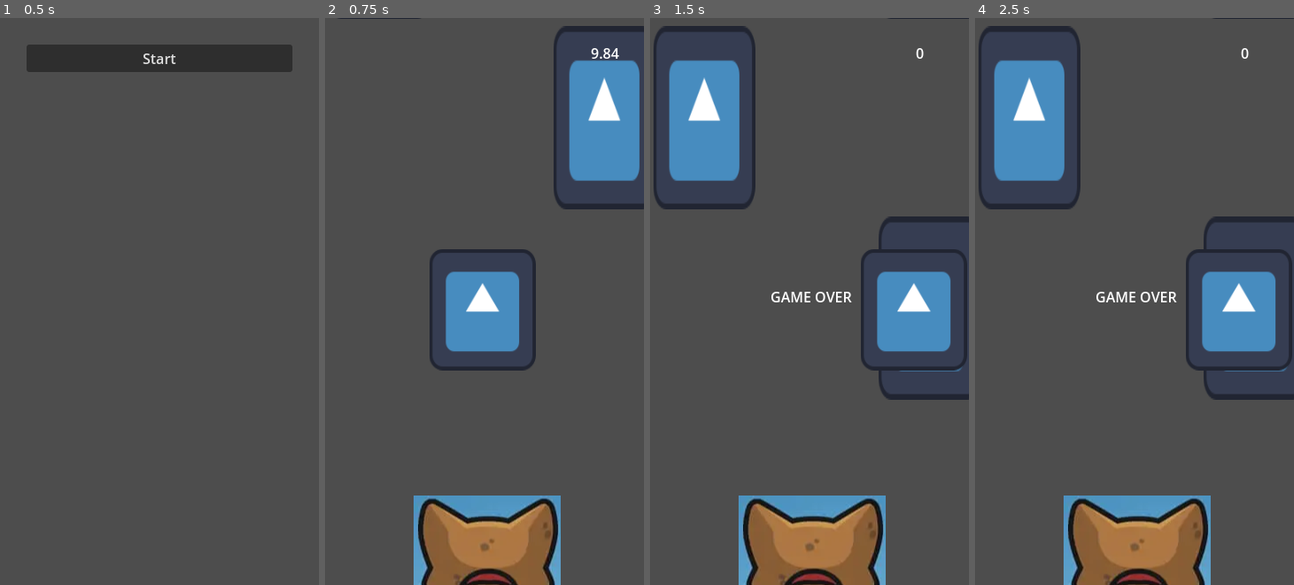
Above: before the commit, frames 1-4 (left to right).
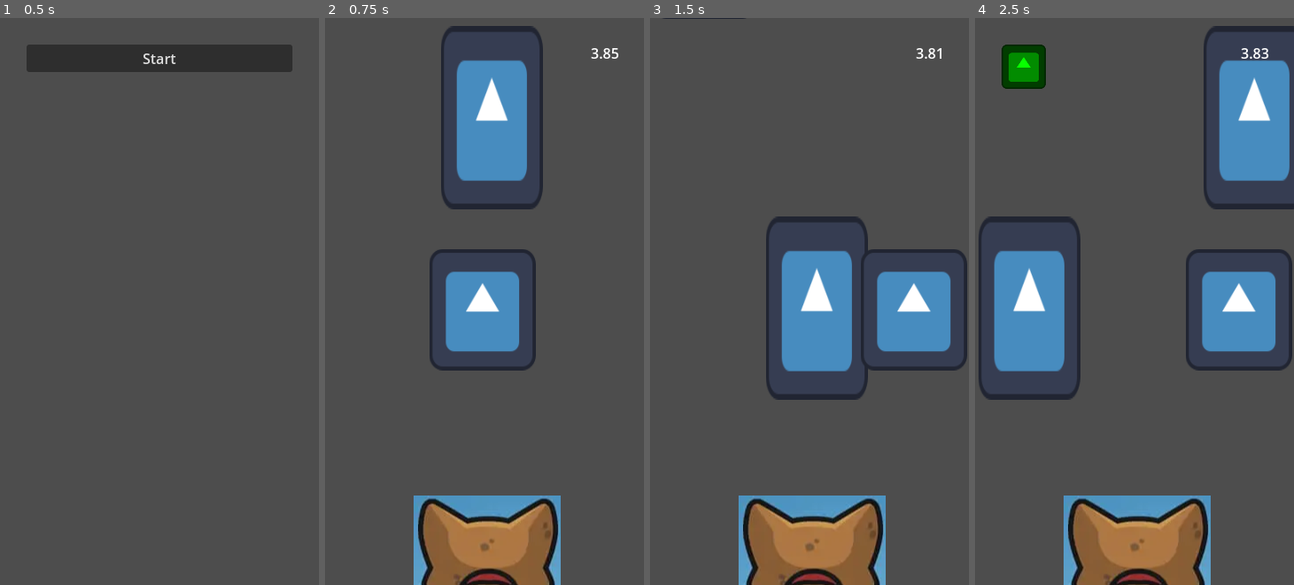
Above: after the commit, the same moments.

Repository: namedtoaster/frogger
Game: Godot game, scene res://Main/main.tscn
Same seed, same stepped clock (60 frames per second), same inputs: the game is played once before the commit and once after it. Before the commit the project starts from res://main.tscn. The engine's default icon, where the game draws it, is replaced by a stand-in: a white triangle on a blue panel in a dark square.
Inputs:
- Up to frame 1 (0.5 s): no input
- Up to frame 2 (0.75 s): click "Start" at 0.5 s
- Up to frame 3 (1.5 s): hold D (right) from 1.28 s (still down); hold W (up) from 1.28 s (still down)
- Up to frame 4 (2.5 s): keep holding D (right); release W (up) at 2.03 s; tap Space (use_item) at 2.1 s; tap W (up) at 2.27, 2.3 s

Frame 1 is identical in both runs. In frame 2, 12% of the frame differs, in the area x 4-100%, y 0-34%; in frame 3, 13%; in frame 4, 19%, in the area x 1-100%, y 0-68%.

Commit message:
organize files and add a few levels

Diff:
--- /dev/null
+++ b/Enemies/Dog/dog.tscn
@@ -0,0 +1,65 @@
+[gd_scene load_steps=6 format=3 uid="uid://cod5bnb644fpd"]
+
+[ext_resource type="Texture2D" uid="uid://dbns6qnb1jpjs" path="res://Enemies/Dog/dog.png" id="1_hbdbk"]
+
+[sub_resource type="Animation" id="Animation_1gqlm"]
+length = 0.001
+tracks/0/type = "value"
+tracks/0/imported = false
+tracks/0/enabled = true
+tracks/0/path = NodePath(".:position")
+tracks/0/interp = 1
+tracks/0/loop_wrap = true
+tracks/0/keys = {
+"times": PackedFloat32Array(0),
+"transitions": PackedFloat32Array(1),
+"update": 0,
+"values": [Vector2(185, 576)]
+}
+
+[sub_resource type="Animation" id="Animation_v51j6"]
+resource_name = "creep"
+length = 3.0
+tracks/0/type = "value"
+tracks/0/imported = false
+tracks/0/enabled = true
+tracks/0/path = NodePath(".:position")
+tracks/0/interp = 1
+tracks/0/loop_wrap = true
+tracks/0/keys = {
+"times": PackedFloat32Array(1.9, 3),
+"transitions": PackedFloat32Array(1, 1),
+"update": 0,
+"values": [Vector2(185, 576), Vector2(185, 381)]
+}
+
+[sub_resource type="AnimationLibrary" id="AnimationLibrary_fblq1"]
+_data = {
+"RESET": SubResource("Animation_1gqlm"),
+"creep": SubResource("Animation_v51j6")
+}
+
+[sub_resource type="RectangleShape2D" id="RectangleShape2D_kl8fd"]
+size = Vector2(156, 211)
+
+[node name="Dog" type="Node2D"]
+position = Vector2(185, 576)
+
+[node name="AnimationPlayer" type="AnimationPlayer" parent="."]
+libraries = {
+"": SubResource("AnimationLibrary_fblq1")
+}
+
+[node name="Area2D" type="Area2D" parent="."]
+collision_mask = 32769
+
+[node name="Sprite2D" type="Sprite2D" parent="Area2D"]
+position = Vector2(-1.99998, 74)
+texture = ExtResource("1_hbdbk")
+
+[node name="CollisionShape2D" type="CollisionShape2D" parent="Area2D"]
+position = Vector2(-1, 70)
+shape = SubResource("RectangleShape2D_kl8fd")
+
+[node name="Timer" type="Timer" parent="."]
+wait_time = 2.0
--- /dev/null
+++ b/Levels/level_1.tscn
@@ -0,0 +1,8 @@
+[gd_scene load_steps=2 format=3 uid="uid://d3junexnqco15"]
+
+[ext_resource type="PackedScene" uid="uid://dl0s61aivh26i" path="res://Templates/Level/level.tscn" id="1_v70qm"]
+
+[node name="level_1" type="Node2D"]
+
+[node name="Level" parent="." instance=ExtResource("1_v70qm")]
+next_lvl = "res://Levels/level_2.tscn"
--- /dev/null
+++ b/Levels/level_2.tscn
@@ -0,0 +1,9 @@
+[gd_scene load_steps=2 format=3 uid="uid://cnc3tk0l6slda"]
+
+[ext_resource type="PackedScene" uid="uid://dl0s61aivh26i" path="res://Templates/Level/level.tscn" id="1_ppxqr"]
+
+[node name="level_1" type="Node2D"]
+
+[node name="Level" parent="." instance=ExtResource("1_ppxqr")]
+time_limit = 3.75
+last_step = 150
--- /dev/null
+++ b/Levels/level_3.tscn
@@ -0,0 +1,3 @@
+[gd_scene format=3 uid="uid://bmjhrpsgpvlb0"]
+
+[node name="level_1" type="Node2D"]
--- /dev/null
+++ b/Levels/level_4.tscn
@@ -0,0 +1,3 @@
+[gd_scene format=3 uid="uid://dacgpsxeyduc3"]
+
+[node name="level_1" type="Node2D"]
--- a/main.gd
+++ b/Main/main.gd
@@ -1,7 +1,6 @@
 extends Control
 
-const LVL_PATH = "res://level.tscn"
-@onready var level = preload(LVL_PATH)
+@export_file var LVL_PATH
 
 # Called when the node enters the scene tree for the first time.
 func _ready():
@@ -16,7 +15,4 @@
 
 
 func _on_button_pressed():
-	var level_inst = level.instantiate()
-	add_child(level_inst)
-	level_inst.connect("level_complete", _on_level_complete)
 	get_tree().change_scene_to_file(LVL_PATH)
--- a/main.tscn
+++ b/Main/main.tscn
@@ -1,6 +1,6 @@
 [gd_scene load_steps=2 format=3 uid="uid://bv5ytv6whi3h7"]
 
-[ext_resource type="Script" path="res://main.gd" id="1_anwn5"]
+[ext_resource type="Script" path="res://Main/main.gd" id="1_anwn5"]
 
 [node name="Main" type="Control"]
 layout_mode = 3
@@ -10,6 +10,7 @@
 grow_horizontal = 2
 grow_vertical = 2
 script = ExtResource("1_anwn5")
+LVL_PATH = "res://Levels/level_1.tscn"
 
 [node name="MarginContainer" type="MarginContainer" parent="."]
 layout_mode = 1
--- /dev/null
+++ b/Player/player.tscn
@@ -0,0 +1,68 @@
+[gd_scene load_steps=7 format=3 uid="uid://j4d3c2n6osjc"]
+
+[ext_resource type="Script" path="res://Player/player.gd" id="1_uxfma"]
+[ext_resource type="Texture2D" uid="uid://djewyxtnnkypm" path="res://icon.svg" id="2_2xkec"]
+
+[sub_resource type="RectangleShape2D" id="RectangleShape2D_0jqus"]
+size = Vector2(50.9804, 49.1379)
+
+[sub_resource type="Animation" id="Animation_eisgo"]
+length = 0.001
+tracks/0/type = "value"
+tracks/0/imported = false
+tracks/0/enabled = true
+tracks/0/path = NodePath("Area2D:position")
+tracks/0/interp = 1
+tracks/0/loop_wrap = true
+tracks/0/keys = {
+"times": PackedFloat32Array(0),
+"transitions": PackedFloat32Array(1),
+"update": 0,
+"values": [Vector2(0.490196, -1.52588e-05)]
+}
+
+[sub_resource type="Animation" id="Animation_c84ix"]
+resource_name = "jump"
+tracks/0/type = "value"
+tracks/0/imported = false
+tracks/0/enabled = true
+tracks/0/path = NodePath("Area2D:position")
+tracks/0/interp = 1
+tracks/0/loop_wrap = true
+tracks/0/keys = {
+"times": PackedFloat32Array(0, 1),
+"transitions": PackedFloat32Array(1, 1),
+"update": 0,
+"values": [Vector2(0.490196, -1.52588e-05), Vector2(0.490196, -102.586)]
+}
+
+[sub_resource type="AnimationLibrary" id="AnimationLibrary_elbhw"]
+_data = {
+"RESET": SubResource("Animation_eisgo"),
+"jump": SubResource("Animation_c84ix")
+}
+
+[node name="Player" type="Node2D"]
+position = Vector2(137, 284)
+scale = Vector2(2.04, 2.32)
+script = ExtResource("1_uxfma")
+
+[node name="Area2D" type="Area2D" parent="."]
+position = Vector2(0.490196, -1.52588e-05)
+
+[node name="Sprite2D" type="Sprite2D" parent="Area2D"]
+position = Vector2(19.5, 19.5)
+scale = Vector2(0.460937, 0.460937)
+texture = ExtResource("2_2xkec")
+
+[node name="CollisionShape2D" type="CollisionShape2D" parent="Area2D"]
+position = Vector2(19.6078, 18.9655)
+shape = SubResource("RectangleShape2D_0jqus")
+
+[node name="AnimationPlayer" type="AnimationPlayer" parent="."]
+libraries = {
+"": SubResource("AnimationLibrary_elbhw")
+}
+
+[connection signal="area_entered" from="Area2D" to="." method="_on_area_2d_area_entered"]
+[connection signal="body_entered" from="Area2D" to="." method="_on_area_2d_body_entered"]
--- a/level.gd
+++ b/Templates/Level/level.gd
@@ -20,11 +20,11 @@
 
 signal up_pressed
 signal down_pressed
-# probably connect a game_over signal to the sub nodes?
-signal level_complete
-
-var obs_generator = preload("res://obstacle_generator.gd").new()
-@onready var obs = preload("res://obstacle.tscn")
+
+var obs_generator = preload("res://Templates/Obstacles/obstacle_generator.gd").new()
+@onready var obs = preload("res://Templates/Obstacles/obstacle.tscn")
+
+@export_file var next_lvl
 
 func get_timer_text(val):
 	var tmp = str(val)
@@ -33,18 +33,18 @@
 # builtin functions
 func _ready():
 	# Connect the signal for obstacle collision detection
-	$CharacterBody2D.connect("hit_obstacle", _on_Obstacle_hit)
+	$Player.connect("hit_obstacle", _on_Obstacle_hit)
 	# connect the signal for prize detection
-	$CharacterBody2D.connect("prize_collected", _on_Prize_collected)
+	$Player.connect("prize_collected", _on_Prize_collected)
 	# connect the signal for jymp detection
-	$CharacterBody2D.connect("jump_collected", _on_Jump_collected)
+	$Player.connect("jump_collected", _on_Jump_collected)
 	# connect the signal for throwing the treat
-	$CharacterBody2D.connect("throw_treat", _on_Treat_thrown)
+	$Player.connect("throw_treat", _on_Treat_thrown)
 
 	# Connect the signal for the timer
 	$Timer.connect("timeout", _on_Timer_timeout)
 	# connet the signal for when the player has reached the end
-	$CharacterBody2D.connect("reached_end", _on_Player_reached_end)
+	$Player.connect("reached_end", _on_Player_reached_end)
 	# Connect the signal for when the player moves up
 	self.connect("up_pressed", _on_Up_pressed)
 	self.connect("down_pressed", _on_Down_pressed)
@@ -67,7 +67,7 @@
 	set_treat(false)
 
 	# set the farthest point to where the player is right now
-	#farthest = $CharacterBody2D.velocity.y
+	#farthest = $Player.velocity.y
 
 	create_obstacles(false)
 
@@ -136,7 +136,7 @@
 
 func _on_Player_reached_end():
 	# TODO: add text to screen
-	print("level complete")
+	$Timer.stop()
 	$EndTimer.start()
 
 func _on_Treat_thrown():
@@ -164,7 +164,7 @@
 		set_dog(true)
 
 func _on_end_timer_timeout():
-	emit_signal("level_complete")
+	get_tree().change_scene_to_file(next_lvl)
 
 # utility functions
 func create_obstacles(print_grid):
@@ -180,17 +180,6 @@
 				obs_inst.position.x += j * OBST_H_S
 				$Obstacles.add_child(obs_inst)
 
-
-#	var test = obs.instantiate()
-#	test.position.y += OBST_V_S
-#	test.position.x += OBST_H_S
-#	$Obstacles.add_child(test)
-#
-#	var test2 = obs.instantiate()
-#	test2.position.x += OBST_H_S
-#	test2.position.y += OBST_V_S * 2
-#	$Obstacles.add_child(test2)
-
 func jump():
 	if jumping:
 		for obstacle in $Obstacles.get_children():
@@ -207,7 +196,7 @@
 	game_over = true
 
 	# set game over for character
-	$CharacterBody2D.game_over = true
+	$Player.game_over = true
 
 	# display game over
 	$GameOver.visible = true
@@ -247,7 +236,7 @@
 func update_end():
 	end = (step == last_step or step == last_step + 1)
 	# TODO: if you "jump" to the end using a token and hit the last step, this won't work
-	$CharacterBody2D.end = ((prev_step == last_step) and last_dir == "up") or (prev_step == last_step + 1)
+	$Player.end = ((prev_step == last_step) and last_dir == "up") or (prev_step == last_step + 1)
 
 func check_prize():
 	$GUI/MarginContainer/VBoxContainer/HBoxContainer/Treat.visible = prize
--- /dev/null
+++ b/Templates/Level/level.tscn
@@ -0,0 +1,156 @@
+[gd_scene load_steps=11 format=3 uid="uid://dl0s61aivh26i"]
+
+[ext_resource type="Script" path="res://Templates/Level/level.gd" id="1_nwivb"]
+[ext_resource type="PackedScene" uid="uid://cer07bbkykuln" path="res://GUI/gui.tscn" id="2_3oqjw"]
+[ext_resource type="Texture2D" uid="uid://djewyxtnnkypm" path="res://icon.svg" id="3_hk11g"]
+[ext_resource type="PackedScene" uid="uid://j4d3c2n6osjc" path="res://Player/player.tscn" id="4_j7osa"]
+[ext_resource type="PackedScene" uid="uid://cod5bnb644fpd" path="res://Enemies/Dog/dog.tscn" id="5_1ual1"]
+
+[sub_resource type="RectangleShape2D" id="RectangleShape2D_fyab5"]
+size = Vector2(78, 70.5)
+
+[sub_resource type="RectangleShape2D" id="RectangleShape2D_l36wn"]
+size = Vector2(82, 76)
+
+[sub_resource type="Animation" id="Animation_oakxe"]
+length = 0.001
+tracks/0/type = "value"
+tracks/0/imported = false
+tracks/0/enabled = true
+tracks/0/path = NodePath(".:position")
+tracks/0/interp = 1
+tracks/0/loop_wrap = true
+tracks/0/keys = {
+"times": PackedFloat32Array(0),
+"transitions": PackedFloat32Array(1),
+"update": 0,
+"values": [Vector2(182, 334)]
+}
+
+[sub_resource type="Animation" id="Animation_pc83w"]
+resource_name = "throw_treat"
+length = 1.5
+tracks/0/type = "value"
+tracks/0/imported = false
+tracks/0/enabled = true
+tracks/0/path = NodePath(".:position")
+tracks/0/interp = 1
+tracks/0/loop_wrap = true
+tracks/0/keys = {
+"times": PackedFloat32Array(0, 1, 1.5),
+"transitions": PackedFloat32Array(1, 1, 1),
+"update": 0,
+"values": [Vector2(182, 334), Vector2(182, 611), Vector2(182, 611)]
+}
+
+[sub_resource type="AnimationLibrary" id="AnimationLibrary_ckc0h"]
+_data = {
+"RESET": SubResource("Animation_oakxe"),
+"throw_treat": SubResource("Animation_pc83w")
+}
+
+[node name="Level" type="Node2D"]
+script = ExtResource("1_nwivb")
+
+[node name="GUI" parent="." instance=ExtResource("2_3oqjw")]
+
+[node name="Prizes" type="Node2D" parent="."]
+
+[node name="Prize" type="Node2D" parent="Prizes"]
+position = Vector2(322, -282)
+
+[node name="Area2D" type="Area2D" parent="Prizes/Prize"]
+
+[node name="Sprite2D" type="Sprite2D" parent="Prizes/Prize/Area2D"]
+modulate = Color(0.0313726, 1, 0, 1)
+position = Vector2(-20, -20)
+scale = Vector2(0.6875, 0.6875)
+texture = ExtResource("3_hk11g")
+
+[node name="CollisionShape2D" type="CollisionShape2D" parent="Prizes/Prize/Area2D"]
+position = Vector2(-20, -22)
+shape = SubResource("RectangleShape2D_fyab5")
+
+[node name="Prize2" type="Node2D" parent="Prizes"]
+position = Vector2(92, -1785)
+
+[node name="Area2D" type="Area2D" parent="Prizes/Prize2"]
+
+[node name="Sprite2D" type="Sprite2D" parent="Prizes/Prize2/Area2D"]
+modulate = Color(0.0313726, 1, 0, 1)
+position = Vector2(-20, -20)
+scale = Vector2(0.6875, 0.6875)
+texture = ExtResource("3_hk11g")
+
+[node name="CollisionShape2D" type="CollisionShape2D" parent="Prizes/Prize2/Area2D"]
+position = Vector2(-20, -22)
+shape = SubResource("RectangleShape2D_fyab5")
+
+[node name="Jumps" type="Node2D" parent="."]
+
+[node name="Jump" type="Node2D" parent="Jumps"]
+visible = false
+position = Vector2(87, -1363)
+
+[node name="Area2D" type="Area2D" parent="Jumps/Jump"]
+
+[node name="Sprite2D" type="Sprite2D" parent="Jumps/Jump/Area2D"]
+modulate = Color(0.972549, 0.105882, 1, 1)
+position = Vector2(-20, -20)
+scale = Vector2(0.6875, 0.6875)
+texture = ExtResource("3_hk11g")
+
+[node name="CollisionShape2D" type="CollisionShape2D" parent="Jumps/Jump/Area2D"]
+position = Vector2(-20, -22)
+shape = SubResource("RectangleShape2D_fyab5")
+disabled = true
+
+[node name="Obstacles" type="Node2D" parent="."]
+
+[node name="Player" parent="." instance=ExtResource("4_j7osa")]
+
+[node name="GameOver" type="Label" parent="."]
+offset_left = 136.0
+offset_top = 303.0
+offset_right = 250.0
+offset_bottom = 340.0
+text = "GAME OVER"
+
+[node name="Timer" type="Timer" parent="."]
+wait_time = 2.0
+
+[node name="TimerText" type="Label" parent="."]
+offset_left = 300.0
+offset_top = 28.0
+offset_right = 332.0
+offset_bottom = 54.0
+text = "0:00"
+
+[node name="Dog" parent="." instance=ExtResource("5_1ual1")]
+
+[node name="Treat" type="Node2D" parent="."]
+position = Vector2(182, 334)
+
+[node name="Area2D" type="Area2D" parent="Treat"]
+position = Vector2(0, -6)
+collision_layer = 32768
+
+[node name="Sprite2D" type="Sprite2D" parent="Treat/Area2D"]
+modulate = Color(0.0313726, 1, 0, 1)
+scale = Vector2(0.7, 0.7)
+texture = ExtResource("3_hk11g")
+
+[node name="CollisionShape2D" type="CollisionShape2D" parent="Treat/Area2D"]
+position = Vector2(1, 0)
+shape = SubResource("RectangleShape2D_l36wn")
+
+[node name="AnimationPlayer" type="AnimationPlayer" parent="Treat"]
+libraries = {
+"": SubResource("AnimationLibrary_ckc0h")
+}
+
+[node name="EndTimer" type="Timer" parent="."]
+wait_time = 5.0
+
+[connection signal="animation_finished" from="Treat/AnimationPlayer" to="." method="_on_animation_player_animation_finished"]
+[connection signal="timeout" from="EndTimer" to="." method="_on_end_timer_timeout"]
--- a/obstacle.tscn
+++ b/Templates/Obstacles/obstacle.tscn
@@ -1,6 +1,6 @@
 [gd_scene load_steps=4 format=3 uid="uid://djinpub7g32xq"]
 
-[ext_resource type="Script" path="res://obstacle.gd" id="1_gjjc2"]
+[ext_resource type="Script" path="res://Templates/Obstacles/obstacle.gd" id="1_gjjc2"]
 [ext_resource type="Texture2D" uid="uid://djewyxtnnkypm" path="res://icon.svg" id="2_gyoqg"]
 
 [sub_resource type="RectangleShape2D" id="RectangleShape2D_rgnen"]
--- a/game.tscn
+++ /dev/null
@@ -1,19 +0,0 @@
-[gd_scene load_steps=2 format=3 uid="uid://espkefs4xg3a"]
-
-[sub_resource type="GDScript" id="GDScript_osl7n"]
-script/source = "extends Node2D
-
-@onready var level = preload(\"res://level.tscn\")
-
-# Called when the node enters the scene tree for the first time.
-func _ready():
-	var level_inst = level.instantiate()
-
-
-# Called every frame. 'delta' is the elapsed time since the previous frame.
-func _process(delta):
-	pass
-"
-
-[node name="Game" type="Node2D"]
-script = SubResource("GDScript_osl7n")
--- a/level.tscn
+++ /dev/null
@@ -1,279 +0,0 @@
-[gd_scene load_steps=19 format=3 uid="uid://dl0s61aivh26i"]
-
-[ext_resource type="Texture2D" uid="uid://djewyxtnnkypm" path="res://icon.svg" id="1_hwqma"]
-[ext_resource type="Script" path="res://level.gd" id="1_r3wfe"]
-[ext_resource type="Script" path="res://character.gd" id="2_fv8sc"]
-[ext_resource type="PackedScene" uid="uid://cer07bbkykuln" path="res://gui.tscn" id="5_lyee8"]
-[ext_resource type="Texture2D" uid="uid://dbns6qnb1jpjs" path="res://dog.png" id="6_cd4xn"]
-
-[sub_resource type="RectangleShape2D" id="RectangleShape2D_fyab5"]
-size = Vector2(78, 70.5)
-
-[sub_resource type="RectangleShape2D" id="RectangleShape2D_0jqus"]
-size = Vector2(50.9804, 49.1379)
-
-[sub_resource type="Animation" id="Animation_eisgo"]
-length = 0.001
-tracks/0/type = "value"
-tracks/0/imported = false
-tracks/0/enabled = true
-tracks/0/path = NodePath("Area2D:position")
-tracks/0/interp = 1
-tracks/0/loop_wrap = true
-tracks/0/keys = {
-"times": PackedFloat32Array(0),
-"transitions": PackedFloat32Array(1),
-"update": 0,
-"values": [Vector2(0.490196, -1.52588e-05)]
-}
-
-[sub_resource type="Animation" id="Animation_c84ix"]
-resource_name = "jump"
-tracks/0/type = "value"
-tracks/0/imported = false
-tracks/0/enabled = true
-tracks/0/path = NodePath("Area2D:position")
-tracks/0/interp = 1
-tracks/0/loop_wrap = true
-tracks/0/keys = {
-"times": PackedFloat32Array(0, 1),
-"transitions": PackedFloat32Array(1, 1),
-"update": 0,
-"values": [Vector2(0.490196, -1.52588e-05), Vector2(0.490196, -102.586)]
-}
-
-[sub_resource type="AnimationLibrary" id="AnimationLibrary_elbhw"]
-_data = {
-"RESET": SubResource("Animation_eisgo"),
-"jump": SubResource("Animation_c84ix")
-}
-
-[sub_resource type="Animation" id="Animation_1gqlm"]
-length = 0.001
-tracks/0/type = "value"
-tracks/0/imported = false
-tracks/0/enabled = true
-tracks/0/path = NodePath(".:position")
-tracks/0/interp = 1
-tracks/0/loop_wrap = true
-tracks/0/keys = {
-"times": PackedFloat32Array(0),
-"transitions": PackedFloat32Array(1),
-"update": 0,
-"values": [Vector2(185, 576)]
-}
-
-[sub_resource type="Animation" id="Animation_v51j6"]
-resource_name = "creep"
-length = 3.0
-tracks/0/type = "value"
-tracks/0/imported = false
-tracks/0/enabled = true
-tracks/0/path = NodePath(".:position")
-tracks/0/interp = 1
-tracks/0/loop_wrap = true
-tracks/0/keys = {
-"times": PackedFloat32Array(1.9, 3),
-"transitions": PackedFloat32Array(1, 1),
-"update": 0,
-"values": [Vector2(185, 576), Vector2(185, 381)]
-}
-
-[sub_resource type="AnimationLibrary" id="AnimationLibrary_fblq1"]
-_data = {
-"RESET": SubResource("Animation_1gqlm"),
-"creep": SubResource("Animation_v51j6")
-}
-
-[sub_resource type="RectangleShape2D" id="RectangleShape2D_kl8fd"]
-size = Vector2(156, 211)
-
-[sub_resource type="RectangleShape2D" id="RectangleShape2D_l36wn"]
-size = Vector2(82, 76)
-
-[sub_resource type="Animation" id="Animation_oakxe"]
-length = 0.001
-tracks/0/type = "value"
-tracks/0/imported = false
-tracks/0/enabled = true
-tracks/0/path = NodePath(".:position")
-tracks/0/interp = 1
-tracks/0/loop_wrap = true
-tracks/0/keys = {
-"times": PackedFloat32Array(0),
-"transitions": PackedFloat32Array(1),
-"update": 0,
-"values": [Vector2(182, 334)]
-}
-
-[sub_resource type="Animation" id="Animation_pc83w"]
-resource_name = "throw_treat"
-length = 1.5
-tracks/0/type = "value"
-tracks/0/imported = false
-tracks/0/enabled = true
-tracks/0/path = NodePath(".:position")
-tracks/0/interp = 1
-tracks/0/loop_wrap = true
-tracks/0/keys = {
-"times": PackedFloat32Array(0, 1, 1.5),
-"transitions": PackedFloat32Array(1, 1, 1),
-"update": 0,
-"values": [Vector2(182, 334), Vector2(182, 611), Vector2(182, 611)]
-}
-
-[sub_resource type="AnimationLibrary" id="AnimationLibrary_ckc0h"]
-_data = {
-"RESET": SubResource("Animation_oakxe"),
-"throw_treat": SubResource("Animation_pc83w")
-}
-
-[node name="Level" type="Node2D"]
-script = ExtResource("1_r3wfe")
-time_limit = 10.0
-last_step = 10
-
-[node name="GUI" parent="." instance=ExtResource("5_lyee8")]
-
-[node name="Prizes" type="Node2D" parent="."]
-
-[node name="Prize" type="Node2D" parent="Prizes"]
-position = Vector2(322, -282)
-
-[node name="Area2D" type="Area2D" parent="Prizes/Prize"]
-
-[node name="Sprite2D" type="Sprite2D" parent="Prizes/Prize/Area2D"]
-modulate = Color(0.0313726, 1, 0, 1)
-position = Vector2(-20, -20)
-scale = Vector2(0.6875, 0.6875)
-texture = ExtResource("1_hwqma")
-
-[node name="CollisionShape2D" type="CollisionShape2D" parent="Prizes/Prize/Area2D"]
-position = Vector2(-20, -22)
-shape = SubResource("RectangleShape2D_fyab5")
-
-[node name="Prize2" type="Node2D" parent="Prizes"]
-position = Vector2(92, -1785)
-
-[node name="Area2D" type="Area2D" parent="Prizes/Prize2"]
-
-[node name="Sprite2D" type="Sprite2D" parent="Prizes/Prize2/Area2D"]
-modulate = Color(0.0313726, 1, 0, 1)
-position = Vector2(-20, -20)
-scale = Vector2(0.6875, 0.6875)
-texture = ExtResource("1_hwqma")
-
-[node name="CollisionShape2D" type="CollisionShape2D" parent="Prizes/Prize2/Area2D"]
-position = Vector2(-20, -22)
-shape = SubResource("RectangleShape2D_fyab5")
-
-[node name="Jumps" type="Node2D" parent="."]
-
-[node name="Jump" type="Node2D" parent="Jumps"]
-position = Vector2(87, -1363)
-
-[node name="Area2D" type="Area2D" parent="Jumps/Jump"]
-
-[node name="Sprite2D" type="Sprite2D" parent="Jumps/Jump/Area2D"]
-modulate = Color(0.972549, 0.105882, 1, 1)
-position = Vector2(-20, -20)
-scale = Vector2(0.6875, 0.6875)
-texture = ExtResource("1_hwqma")
-
-[node name="CollisionShape2D" type="CollisionShape2D" parent="Jumps/Jump/Area2D"]
-position = Vector2(-20, -22)
-shape = SubResource("RectangleShape2D_fyab5")
-
-[node name="Obstacles" type="Node2D" parent="."]
-
-[node name="CharacterBody2D" type="Node2D" parent="."]
-position = Vector2(137, 284)
-scale = Vector2(2.04, 2.32)
-script = ExtResource("2_fv8sc")
-
-[node name="Area2D" type="Area2D" parent="CharacterBody2D"]
-position = Vector2(0.490196, -1.52588e-05)
-
-[node name="Sprite2D" type="Sprite2D" parent="CharacterBody2D/Area2D"]
-position = Vector2(19.5, 19.5)
-scale = Vector2(0.460937, 0.460937)
-texture = ExtResource("1_hwqma")
-
-[node name="CollisionShape2D" type="CollisionShape2D" parent="CharacterBody2D/Area2D"]
-position = Vector2(19.6078, 18.9655)
-shape = SubResource("RectangleShape2D_0jqus")
-
-[node name="AnimationPlayer" type="AnimationPlayer" parent="CharacterBody2D"]
-libraries = {
-"": SubResource("AnimationLibrary_elbhw")
-}
-
-[node name="GameOver" type="Label" parent="."]
-offset_left = 136.0
-offset_top = 303.0
-offset_right = 250.0
-offset_bottom = 340.0
-text = "GAME OVER"
-
-[node name="Timer" type="Timer" parent="."]
-wait_time = 2.0
-
-[node name="TimerText" type="Label" parent="."]
-offset_left = 300.0
-offset_top = 28.0
-offset_right = 332.0
-offset_bottom = 54.0
-text = "0:00"
-
-[node name="Dog" type="Node2D" parent="."]
-position = Vector2(185, 576)
-
-[node name="AnimationPlayer" type="AnimationPlayer" parent="Dog"]
-libraries = {
-"": SubResource("AnimationLibrary_fblq1")
-}
-
-[node name="Area2D" type="Area2D" parent="Dog"]
-collision_mask = 32769
-
-[node name="Sprite2D" type="Sprite2D" parent="Dog/Area2D"]
-position = Vector2(-1.99998, 74)
-texture = ExtResource("6_cd4xn")
-
-[node name="CollisionShape2D" type="CollisionShape2D" parent="Dog/Area2D"]
-position = Vector2(-1, 70)
-shape = SubResource("RectangleShape2D_kl8fd")
-
-[node name="Timer" type="Timer" parent="Dog"]
-wait_time = 2.0
-
-[node name="Treat" type="Node2D" parent="."]
-position = Vector2(182, 334)
-
-[node name="Area2D" type="Area2D" parent="Treat"]
-position = Vector2(0, -6)
-collision_layer = 32768
-
-[node name="Sprite2D" type="Sprite2D" parent="Treat/Area2D"]
-modulate = Color(0.0313726, 1, 0, 1)
-scale = Vector2(0.7, 0.7)
-texture = ExtResource("1_hwqma")
-
-[node name="CollisionShape2D" type="CollisionShape2D" parent="Treat/Area2D"]
-position = Vector2(1, 0)
-shape = SubResource("RectangleShape2D_l36wn")
-
-[node name="AnimationPlayer" type="AnimationPlayer" parent="Treat"]
-libraries = {
-"": SubResource("AnimationLibrary_ckc0h")
-}
-
-[node name="EndTimer" type="Timer" parent="."]
-wait_time = 5.0
-
-[connection signal="area_entered" from="CharacterBody2D/Area2D" to="CharacterBody2D" method="_on_area_2d_area_entered"]
-[connection signal="body_entered" from="CharacterBody2D/Area2D" to="CharacterBody2D" method="_on_area_2d_body_entered"]
-[connection signal="area_entered" from="Dog/Area2D" to="." method="_on_area_2d_area_entered"]
-[connection signal="timeout" from="Dog/Timer" to="." method="_on_timer_timeout"]
-[connection signal="animation_finished" from="Treat/AnimationPlayer" to="." method="_on_animation_player_animation_finished"]
-[connection signal="timeout" from="EndTimer" to="." method="_on_end_timer_timeout"]
--- a/project.godot
+++ b/project.godot
@@ -11,7 +11,7 @@
 [application]
 
 config/name="Frogger"
-run/main_scene="res://main.tscn"
+run/main_scene="res://Main/main.tscn"
 config/features=PackedStringArray("4.1", "Forward Plus")
 config/icon="res://icon.svg"
 
Binary file removed: 4-Directional-Brown-Dog-2D-Character-Sprite.webp
Renamed: dog.png -> Enemies/Dog/dog.png
Not shown, changed: Enemies/Dog/dog.png.import
Renamed: gui.tscn -> GUI/gui.tscn
Renamed: character.gd -> Player/player.gd
Renamed: obstacle.gd -> Templates/Obstacles/obstacle.gd
Renamed: obstacle_generator.gd -> Templates/Obstacles/obstacle_generator.gd
Not shown, removed: dog.png.import
